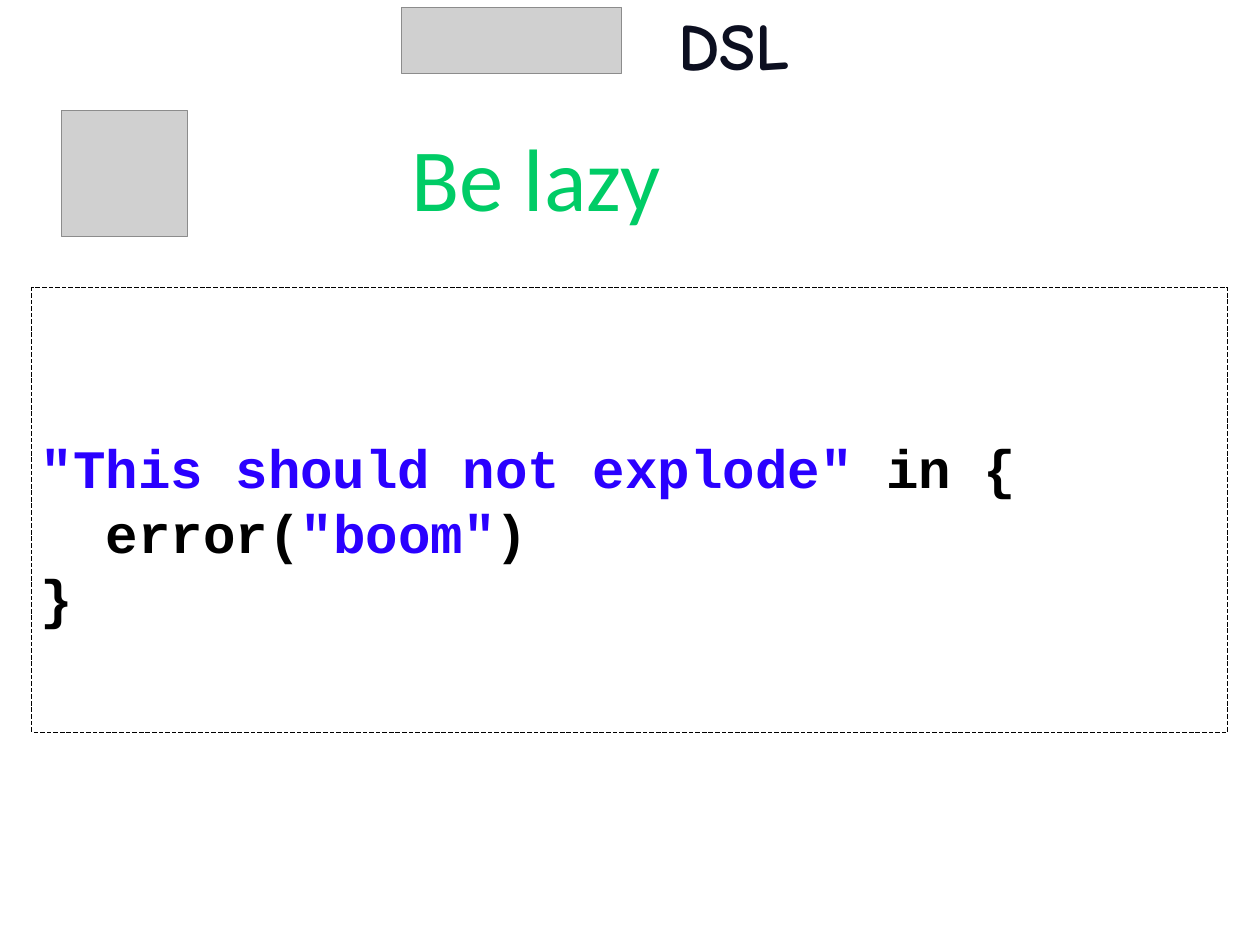
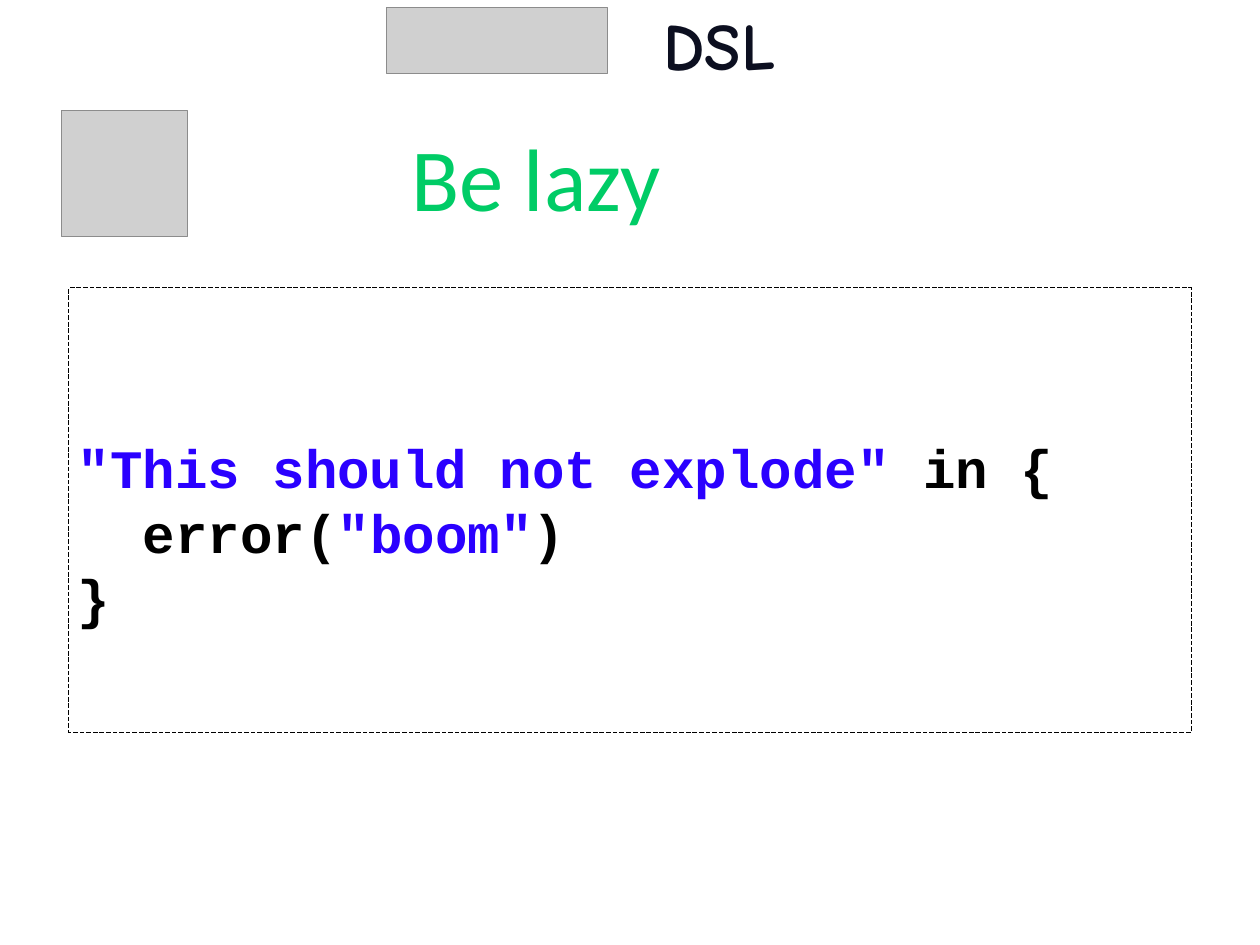
Before and after one commit to etorreborre/oscon-2010, a slide deck: slide 51 of src/main/resources/oscon_2010_specs.pptx. Drawn at 1260x945 pixels with LibreOffice and Linux fonts; fonts in the diff are those of the drawing; grey boxes stand for pictures; background and template pictures are left out. Boxes give left, top, right and bottom in pixels: in the first picture for what was removed or moved away, otherwise in the second. Text is boxed around its words. In the diff, an @@ line names an element or a change of style, - is before the commit and + after.

```diff
--- a/src/main/resources/oscon_2010_specs.pptx
+++ b/src/main/resources/oscon_2010_specs.pptx
@@ title "DSL": place and size @@
-title "DSL" at box(678, 25, 790, 71)
+title "DSL" at box(663, 25, 775, 71)
@@ picture: place and size @@
-picture at box(401, 7, 622, 73)
+picture at box(386, 7, 607, 73)
@@ rectangle ""This should not explode" in ...": place and size @@
-rectangle ""This should not explode" in ..." at box(32, 288, 1228, 733)
+rectangle ""This should not explode" in ..." at box(69, 288, 1192, 733)
```
Also in this commit, not shown: 47 other slides changed, 1 slide removed.
